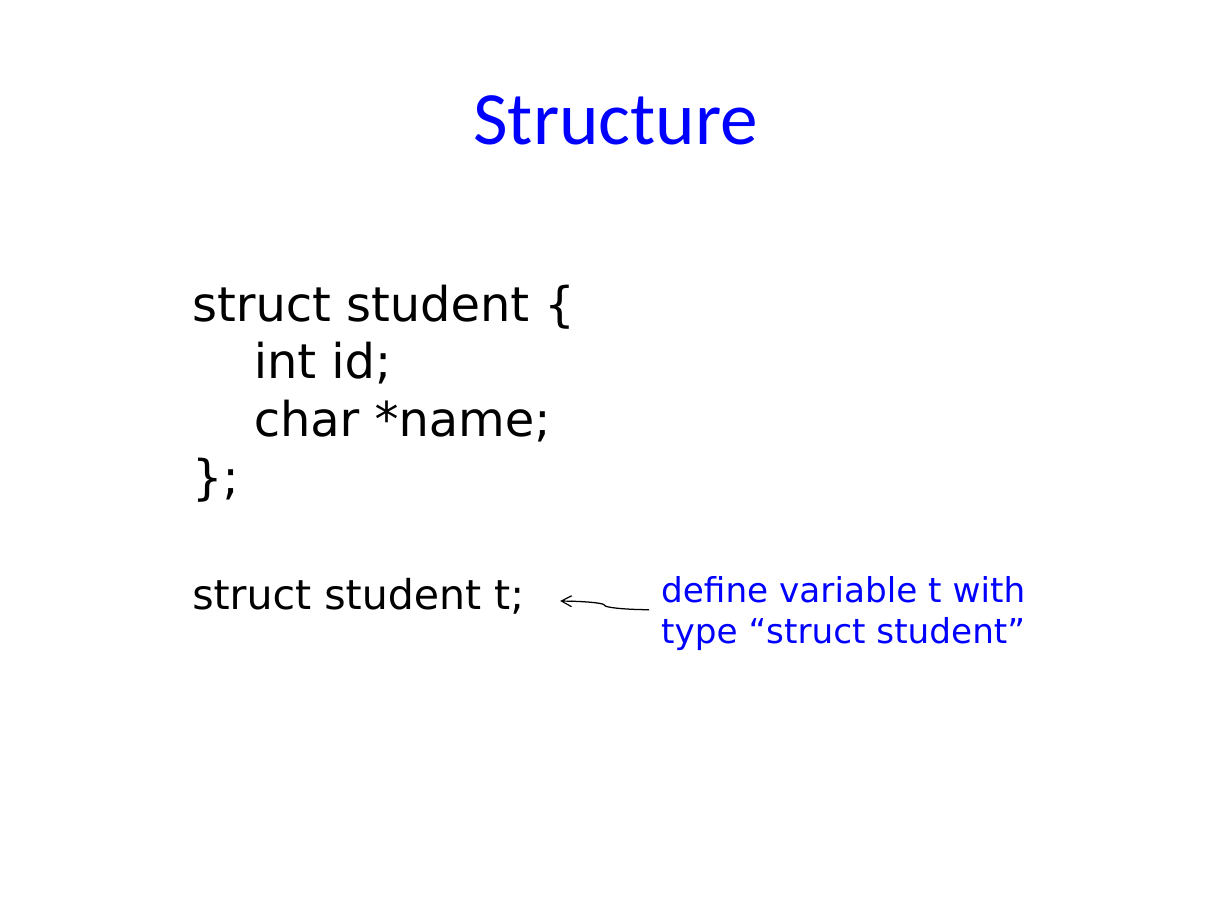
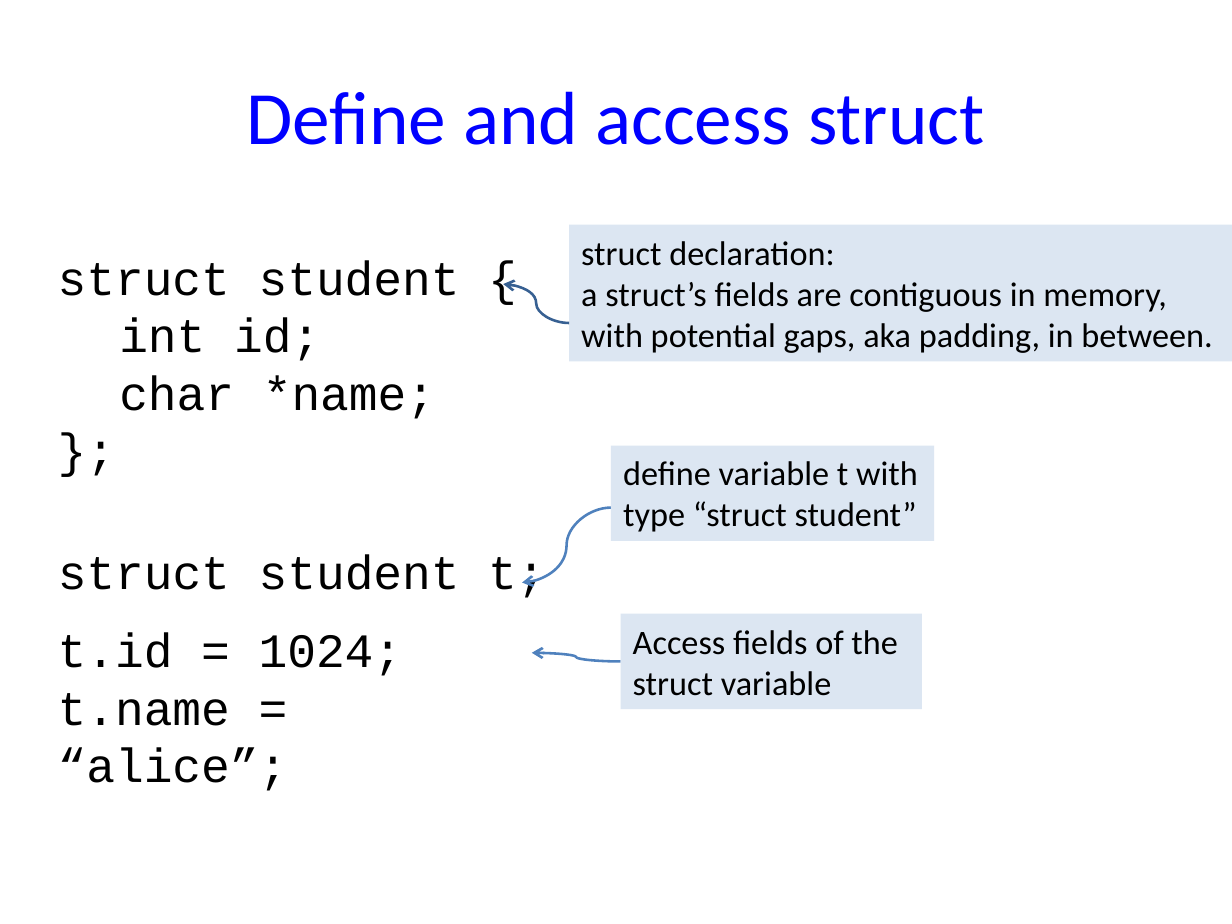
Before and after one commit to NYU-CSO/nyu-cso.github.io, a slide deck: slide 5 of notes/06-struct-malloc.pptx (slide 4 before the commit). Drawn at 1232x924 pixels with LibreOffice and Linux fonts; fonts in the diff are those of the drawing. Boxes give left, top, right and bottom in pixels: in the first picture for what was removed or moved away, otherwise in the second. Text is boxed around its words. In the diff, an @@ line names an element or a change of style, - is before the commit and + after.

```diff
--- a/notes/06-struct-malloc.pptx
+++ b/notes/06-struct-malloc.pptx
@@ title at (x1=246, y1=91, x2=984, y2=145): text changed @@
-Structure
+Define and access struct
@@ rectangle added at (x1=569, y1=224, x2=1232, y2=361), fill #DCE6F2, 20 pt, text #000000 @@
+struct declaration:
+a struct’s fields are contiguous in memory,
+with potential gaps, aka padding, in between.
@@ text "struct student {" moved from (x1=192, y1=284, x2=551, y2=442) to (x1=58, y1=260, x2=460, y2=419) @@
@@ text "struct student {" at (x1=58, y1=260, x2=460, y2=419): font DejaVu Sans to Courier New @@
@@ curved arrow added from (569, 323) to (503, 285), #376092 1.5 pt @@
@@ rectangle "define variable t with" resized from (x1=661, y1=576, x2=1026, y2=650) to (x1=611, y1=446, x2=934, y2=541) @@
@@ rectangle "define variable t with" at (x1=611, y1=446, x2=934, y2=541): font DejaVu Sans to Calibri, text colour #0000FF to #000000; fill none to #DCE6F2 @@
@@ curved arrow moved from (649, 610) - (561, 601) to (611, 508) - (522, 583) @@
@@ curved arrow (611, 508) - (522, 583): stroke #000000 0.75 pt to #4F81BD 1.5 pt @@
@@ text "struct student t;" moved from (x1=192, y1=577, x2=524, y2=614) to (x1=58, y1=555, x2=545, y2=598) @@
@@ text "struct student t;" at (x1=58, y1=555, x2=545, y2=598): size 24 to 28 pt, font DejaVu Sans to Courier New @@
@@ rectangle added at (x1=621, y1=614, x2=923, y2=708), fill #DCE6F2, 20 pt, text #000000 @@
+Access fields of the
+struct variable
@@ text added at (x1=58, y1=633, x2=403, y2=791), 28 pt, text #000000 @@
+t.id = 1024;
+t.name = “alice”;
@@ curved arrow added from (621, 662) to (532, 653), #4F81BD 1.5 pt @@
```
Also in this commit, not shown: 13 other slides changed, 7 slides added, 6 slides removed, 1 other file.
